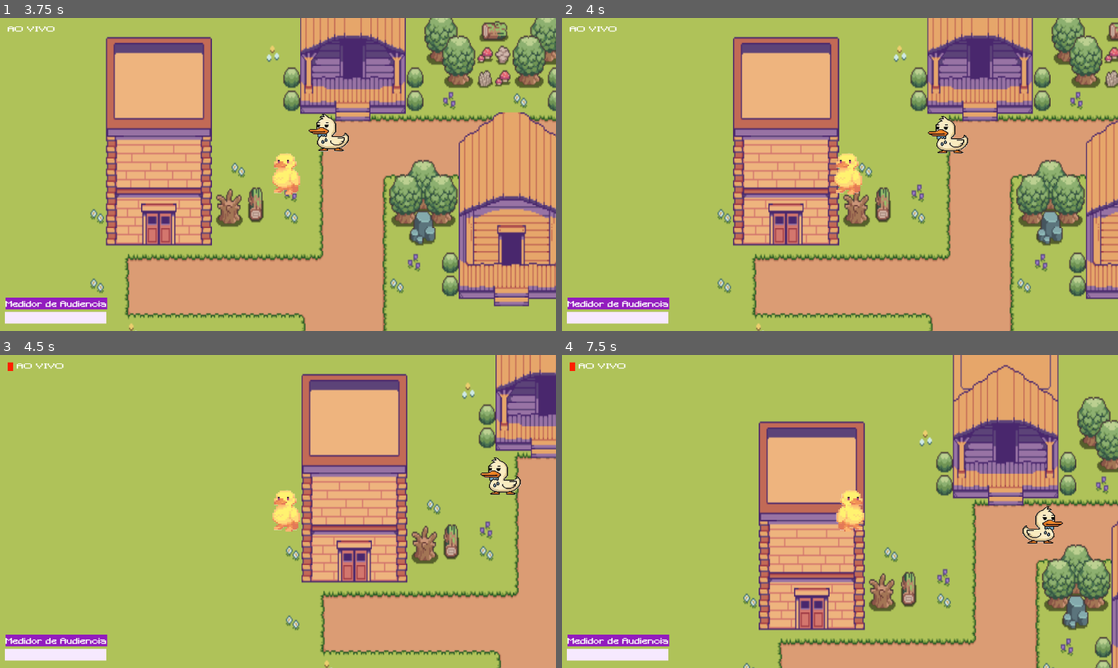
Above: before the commit, frames 1-4 (two rows, left to right).
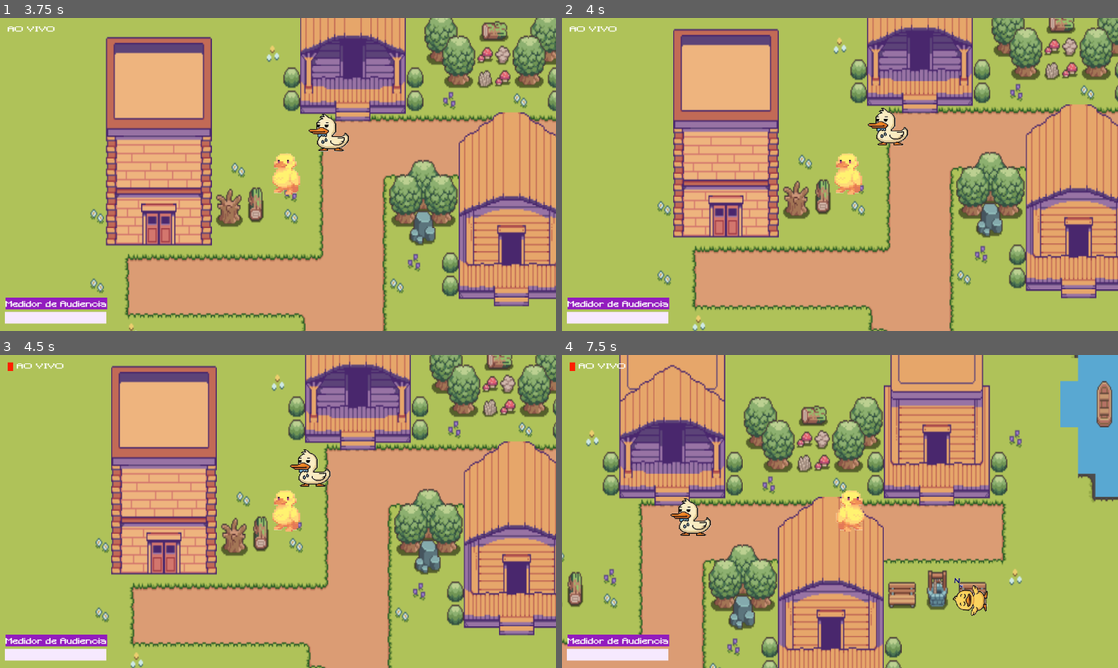
Above: after the commit, the same moments.

Repository: kelryana/Duckside_Stories
Game: Godot game, scene res://mundo.tscn
Same seed, same stepped clock (60 frames per second), same inputs: the game is played once before the commit and once after it.
Inputs:
- Up to frame 1 (3.75 s): tap Enter at 0.5 s; hold D (direita) 0.53-1.28 s; hold S (baixo) 1.28-2.03 s; hold D (direita) 2.03-2.78 s; hold W (cima) 2.78-3.53 s; hold A (esquerda) from 3.53 s (still down)
- Up to frame 2 (4 s): keep holding A (esquerda)
- Up to frame 3 (4.5 s): keep holding A (esquerda)
- Up to frame 4 (7.5 s): release A (esquerda) at 5.03 s; hold S (baixo) 5.03-5.78 s; hold D (direita) 5.78-6.53 s; hold W (cima) 6.53-7.28 s; hold D (direita) from 7.28 s (still down)

Frame 1 is identical in both runs. In frame 2, 55% of the frame differs, in the area x 17-100%, y 0-100%; in frame 3, 53%; in frame 4, 69%, in the area x 0-100%, y 0-100%.

Commit message:
Colisões

Diff:
--- a/mundo.tscn
+++ b/mundo.tscn
@@ -19,9 +19,13 @@
 [sub_resource type="TileSetAtlasSource" id="TileSetAtlasSource_57gmc"]
 texture = ExtResource("1_pfhxm")
 0:0/0 = 0
+0:0/0/physics_layer_0/polygon_0/points = PackedVector2Array(-8, -8, 8, -8, 8, 8, -8, 8)
 1:0/0 = 0
+1:0/0/physics_layer_0/polygon_0/points = PackedVector2Array(-8, -8, 8, -8, 8, 8, -8, 8)
 0:1/0 = 0
+0:1/0/physics_layer_0/polygon_0/points = PackedVector2Array(-8, -8, 8, -8, 8, 8, -8, 8)
 1:1/0 = 0
+1:1/0/physics_layer_0/polygon_0/points = PackedVector2Array(-8, -8, 8, -8, 8, 8, -8, 8)
 0:2/0 = 0
 1:2/0 = 0
 0:3/0 = 0
@@ -38,13 +42,21 @@
 [sub_resource type="TileSetAtlasSource" id="TileSetAtlasSource_0oi55"]
 texture = ExtResource("4_2hh7m")
 1:1/0 = 0
+1:1/0/physics_layer_0/polygon_0/points = PackedVector2Array(-8, -8, 8, -8, 8, 8, -8, 8)
 2:1/0 = 0
+2:1/0/physics_layer_0/polygon_0/points = PackedVector2Array(-8, -8, 8, -8, 8, 8, -8, 8)
 6:1/0 = 0
+6:1/0/physics_layer_0/polygon_0/points = PackedVector2Array(-8, -8, 8, -8, 8, 8, -8, 8)
 7:1/0 = 0
+7:1/0/physics_layer_0/polygon_0/points = PackedVector2Array(-8, -8, 8, -8, 8, 8, -8, 8)
 8:1/0 = 0
+8:1/0/physics_layer_0/polygon_0/points = PackedVector2Array(-8, -8, 8, -8, 8, 8, -8, 8)
 9:1/0 = 0
+9:1/0/physics_layer_0/polygon_0/points = PackedVector2Array(-8, -8, 8, -8, 8, 8, -8, 8)
 11:1/0 = 0
+11:1/0/physics_layer_0/polygon_0/points = PackedVector2Array(-8, -8, 8, -8, 8, 8, -8, 8)
 12:1/0 = 0
+12:1/0/physics_layer_0/polygon_0/points = PackedVector2Array(-8, -8, 8, -8, 8, 8, -8, 8)
 14:1/0 = 0
 15:1/0 = 0
 16:1/0 = 0
@@ -52,25 +64,42 @@
 18:1/0 = 0
 19:1/0 = 0
 1:2/0 = 0
+1:2/0/physics_layer_0/polygon_0/points = PackedVector2Array(-8, -8, 8, -8, 8, 8, -8, 8)
 2:2/0 = 0
+2:2/0/physics_layer_0/polygon_0/points = PackedVector2Array(-8, -8, 8, -8, 8, 8, -8, 8)
 3:2/0 = 0
+3:2/0/physics_layer_0/polygon_0/points = PackedVector2Array(-8, -8, 8, -8, 8, 8, -8, 8)
 4:2/0 = 0
+4:2/0/physics_layer_0/polygon_0/points = PackedVector2Array(-8, -8, 8, -8, 8, 8, -8, 8)
 6:2/0 = 0
+6:2/0/physics_layer_0/polygon_0/points = PackedVector2Array(-8, -8, 8, -8, 8, 8, -8, 8)
 7:2/0 = 0
+7:2/0/physics_layer_0/polygon_0/points = PackedVector2Array(-8, -8, 8, -8, 8, 8, -8, 8)
 8:2/0 = 0
+8:2/0/physics_layer_0/polygon_0/points = PackedVector2Array(-8, -8, 8, -8, 8, 8, -8, 8)
 9:2/0 = 0
+9:2/0/physics_layer_0/polygon_0/points = PackedVector2Array(-8, -8, 8, -8, 8, 8, -8, 8)
 11:2/0 = 0
+11:2/0/physics_layer_0/polygon_0/points = PackedVector2Array(-8, -8, 8, -8, 8, 8, -8, 8)
 12:2/0 = 0
 14:2/0 = 0
 15:2/0 = 0
 1:3/0 = 0
+1:3/0/physics_layer_0/polygon_0/points = PackedVector2Array(-8, -8, 8, -8, 8, 8, -8, 8)
 2:3/0 = 0
+2:3/0/physics_layer_0/polygon_0/points = PackedVector2Array(-8, -8, 8, -8, 8, 8, -8, 8)
 3:3/0 = 0
+3:3/0/physics_layer_0/polygon_0/points = PackedVector2Array(-8, -8, 8, -8, 8, 8, -8, 8)
 4:3/0 = 0
+4:3/0/physics_layer_0/polygon_0/points = PackedVector2Array(-8, -8, 8, -8, 8, 8, -8, 8)
 6:3/0 = 0
+6:3/0/physics_layer_0/polygon_0/points = PackedVector2Array(-8, -8, 8, -8, 8, 8, -8, 8)
 7:3/0 = 0
+7:3/0/physics_layer_0/polygon_0/points = PackedVector2Array(-8, -8, 8, -8, 8, 8, -8, 8)
 8:3/0 = 0
+8:3/0/physics_layer_0/polygon_0/points = PackedVector2Array(-8, -8, 8, -8, 8, 8, -8, 8)
 9:3/0 = 0
+9:3/0/physics_layer_0/polygon_0/points = PackedVector2Array(-8, -8, 8, -8, 8, 8, -8, 8)
 11:3/0 = 0
 12:3/0 = 0
 14:3/0 = 0
@@ -80,26 +109,40 @@
 18:3/0 = 0
 19:3/0 = 0
 1:4/0 = 0
+1:4/0/physics_layer_0/polygon_0/points = PackedVector2Array(-8, -8, 8, -8, 8, 8, -8, 8)
 2:4/0 = 0
+2:4/0/physics_layer_0/polygon_0/points = PackedVector2Array(-8, -8, 8, -8, 8, 8, -8, 8)
 3:4/0 = 0
+3:4/0/physics_layer_0/polygon_0/points = PackedVector2Array(-8, -8, 8, -8, 8, 8, -8, 8)
 4:4/0 = 0
+4:4/0/physics_layer_0/polygon_0/points = PackedVector2Array(-8, -8, 8, -8, 8, 8, -8, 8)
 6:4/0 = 0
 7:4/0 = 0
 7:4/0/terrain_set = 0
+7:4/0/physics_layer_0/polygon_0/points = PackedVector2Array(-8, -8, 8, -8, 8, 8, -8, 8)
 8:4/0 = 0
+8:4/0/physics_layer_0/polygon_0/points = PackedVector2Array(-8, -8, 8, -8, 8, 8, -8, 8)
 9:4/0 = 0
 11:4/0 = 0
 12:4/0 = 0
 14:4/0 = 0
 15:4/0 = 0
 1:5/0 = 0
+1:5/0/physics_layer_0/polygon_0/points = PackedVector2Array(-8, -8, 8, -8, 8, 8, -8, 8)
 2:5/0 = 0
+2:5/0/physics_layer_0/polygon_0/points = PackedVector2Array(-8, -8, 8, -8, 8, 8, -8, 8)
 3:5/0 = 0
+3:5/0/physics_layer_0/polygon_0/points = PackedVector2Array(-8, -8, 8, -8, 8, 8, -8, 8)
 4:5/0 = 0
+4:5/0/physics_layer_0/polygon_0/points = PackedVector2Array(-8, -8, 8, -8, 8, 8, -8, 8)
 6:5/0 = 0
+6:5/0/physics_layer_0/polygon_0/points = PackedVector2Array(-8, -8, 8, -8, 8, 8, -8, 8)
 7:5/0 = 0
+7:5/0/physics_layer_0/polygon_0/points = PackedVector2Array(-8, -8, 8, -8, 8, 8, -8, 8)
 8:5/0 = 0
+8:5/0/physics_layer_0/polygon_0/points = PackedVector2Array(-8, -8, 8, -8, 8, 8, -8, 8)
 9:5/0 = 0
+9:5/0/physics_layer_0/polygon_0/points = PackedVector2Array(-8, -8, 8, -8, 8, 8, -8, 8)
 14:5/0 = 0
 15:5/0 = 0
 16:5/0 = 0
@@ -107,17 +150,27 @@
 18:5/0 = 0
 19:5/0 = 0
 1:6/0 = 0
+1:6/0/physics_layer_0/polygon_0/points = PackedVector2Array(-8, -8, 8, -8, 8, 8, -8, 8)
 2:6/0 = 0
+2:6/0/physics_layer_0/polygon_0/points = PackedVector2Array(-8, -8, 8, -8, 8, 8, -8, 8)
 6:6/0 = 0
+6:6/0/physics_layer_0/polygon_0/points = PackedVector2Array(-8, -8, 8, -8, 8, 8, -8, 8)
 7:6/0 = 0
+7:6/0/physics_layer_0/polygon_0/points = PackedVector2Array(-8, -8, 8, -8, 8, 8, -8, 8)
 8:6/0 = 0
+8:6/0/physics_layer_0/polygon_0/points = PackedVector2Array(-8, -8, 8, -8, 8, 8, -8, 8)
 9:6/0 = 0
+9:6/0/physics_layer_0/polygon_0/points = PackedVector2Array(-8, -8, 8, -8, 8, 8, -8, 8)
 14:6/0 = 0
 15:6/0 = 0
 1:7/0 = 0
+1:7/0/physics_layer_0/polygon_0/points = PackedVector2Array(-8, -8, 8, -8, 8, 8, -8, 8)
 2:7/0 = 0
+2:7/0/physics_layer_0/polygon_0/points = PackedVector2Array(-8, -8, 8, -8, 8, 8, -8, 8)
 3:7/0 = 0
+3:7/0/physics_layer_0/polygon_0/points = PackedVector2Array(-8, -8, 8, -8, 8, 8, -8, 8)
 4:7/0 = 0
+4:7/0/physics_layer_0/polygon_0/points = PackedVector2Array(-8, -8, 8, -8, 8, 8, -8, 8)
 6:7/0 = 0
 7:7/0 = 0
 8:7/0 = 0
@@ -125,18 +178,28 @@
 15:7/0 = 0
 16:7/0 = 0
 1:9/0 = 0
+1:9/0/physics_layer_0/polygon_0/points = PackedVector2Array(-8, -8, 8, -8, 8, 8, -8, 8)
 2:9/0 = 0
+2:9/0/physics_layer_0/polygon_0/points = PackedVector2Array(-8, -8, 8, -8, 8, 8, -8, 8)
 3:9/0 = 0
+3:9/0/physics_layer_0/polygon_0/points = PackedVector2Array(-8, -8, 8, -8, 8, 8, -8, 8)
 4:9/0 = 0
+4:9/0/physics_layer_0/polygon_0/points = PackedVector2Array(-8, -8, 8, -8, 8, 8, -8, 8)
 6:9/0 = 0
 7:9/0 = 0
+7:9/0/physics_layer_0/polygon_0/points = PackedVector2Array(-8, -8, 8, -8, 8, 8, -8, 8)
 8:9/0 = 0
 9:9/0 = 0
 1:10/0 = 0
+1:10/0/physics_layer_0/polygon_0/points = PackedVector2Array(-8, -8, 8, -8, 8, 8, -8, 8)
 2:10/0 = 0
+2:10/0/physics_layer_0/polygon_0/points = PackedVector2Array(-8, -8, 8, -8, 8, 8, -8, 8)
 3:10/0 = 0
+3:10/0/physics_layer_0/polygon_0/points = PackedVector2Array(-8, -8, 8, -8, 8, 8, -8, 8)
 4:10/0 = 0
+4:10/0/physics_layer_0/polygon_0/points = PackedVector2Array(-8, -8, 8, -8, 8, 8, -8, 8)
 6:10/0 = 0
+6:10/0/physics_layer_0/polygon_0/points = PackedVector2Array(-8, -8, 8, -8, 8, 8, -8, 8)
 7:10/0 = 0
 8:10/0 = 0
 9:10/0 = 0
@@ -1435,9 +1498,13 @@
 15:2/0 = 0
 20:2/0 = 0
 21:2/0 = 0
+21:2/0/physics_layer_0/polygon_0/points = PackedVector2Array(-8, -8, 8, -8, 8, 8, -8, 8)
 22:2/0 = 0
+22:2/0/physics_layer_0/polygon_0/points = PackedVector2Array(-8, -8, 8, -8, 8, 8, -8, 8)
 23:2/0 = 0
+23:2/0/physics_layer_0/polygon_0/points = PackedVector2Array(-8, -8, 8, -8, 8, 8, -8, 8)
 24:2/0 = 0
+24:2/0/physics_layer_0/polygon_0/points = PackedVector2Array(-8, -8, 8, -8, 8, 8, -8, 8)
 25:2/0 = 0
 27:2/0 = 0
 28:2/0 = 0
@@ -1478,10 +1545,15 @@
 19:3/0 = 0
 20:3/0 = 0
 21:3/0 = 0
+21:3/0/physics_layer_0/polygon_0/points = PackedVector2Array(-8, -8, 8, -8, 8, 8, -8, 8)
 22:3/0 = 0
+22:3/0/physics_layer_0/polygon_0/points = PackedVector2Array(-8, -8, 8, -8, 8, 8, -8, 8)
 23:3/0 = 0
+23:3/0/physics_layer_0/polygon_0/points = PackedVector2Array(-8, -8, 8, -8, 8, 8, -8, 8)
 24:3/0 = 0
+24:3/0/physics_layer_0/polygon_0/points = PackedVector2Array(-8, -8, 8, -8, 8, 8, -8, 8)
 25:3/0 = 0
+25:3/0/physics_layer_0/polygon_0/points = PackedVector2Array(-8, -8, 8, -8, 8, 8, -8, 8)
 27:3/0 = 0
 28:3/0 = 0
 29:3/0 = 0
@@ -1520,11 +1592,17 @@
 18:4/0 = 0
 19:4/0 = 0
 20:4/0 = 0
+20:4/0/physics_layer_0/polygon_0/points = PackedVector2Array(-8, -8, 8, -8, 8, 8, -8, 8)
 21:4/0 = 0
+21:4/0/physics_layer_0/polygon_0/points = PackedVector2Array(-8, -8, 8, -8, 8, 8, -8, 8)
 22:4/0 = 0
+22:4/0/physics_layer_0/polygon_0/points = PackedVector2Array(-8, -8, 8, -8, 8, 8, -8, 8)
 23:4/0 = 0
+23:4/0/physics_layer_0/polygon_0/points = PackedVector2Array(-8, -8, 8, -8, 8, 8, -8, 8)
 24:4/0 = 0
+24:4/0/physics_layer_0/polygon_0/points = PackedVector2Array(-8, -8, 8, -8, 8, 8, -8, 8)
 25:4/0 = 0
+25:4/0/physics_layer_0/polygon_0/points = PackedVector2Array(-8, -8, 8, -8, 8, 8, -8, 8)
 27:4/0 = 0
 28:4/0 = 0
 29:4/0 = 0
@@ -1563,11 +1641,17 @@
 18:5/0 = 0
 19:5/0 = 0
 20:5/0 = 0
+20:5/0/physics_layer_0/polygon_0/points = PackedVector2Array(-8, -8, 8, -8, 8, 8, -8, 8)
 21:5/0 = 0
+21:5/0/physics_layer_0/polygon_0/points = PackedVector2Array(-8, -8, 8, -8, 8, 8, -8, 8)
 22:5/0 = 0
+22:5/0/physics_layer_0/polygon_0/points = PackedVector2Array(-8, -8, 8, -8, 8, 8, -8, 8)
 23:5/0 = 0
+23:5/0/physics_layer_0/polygon_0/points = PackedVector2Array(-8, -8, 8, -8, 8, 8, -8, 8)
 24:5/0 = 0
+24:5/0/physics_layer_0/polygon_0/points = PackedVector2Array(-8, -8, 8, -8, 8, 8, -8, 8)
 25:5/0 = 0
+25:5/0/physics_layer_0/polygon_0/points = PackedVector2Array(-8, -8, 8, -8, 8, 8, -8, 8)
 27:5/0 = 0
 28:5/0 = 0
 29:5/0 = 0
@@ -1602,11 +1686,15 @@
 17:6/0 = 0
 18:6/0 = 0
 20:6/0 = 0
+20:6/0/physics_layer_0/polygon_0/points = PackedVector2Array(-8, -8, 8, -8, 8, 8, -8, 8)
 21:6/0 = 0
+21:6/0/physics_layer_0/polygon_0/points = PackedVector2Array(-8, -8, 8, -8, 8, 8, -8, 8)
 22:6/0 = 0
 23:6/0 = 0
 24:6/0 = 0
+24:6/0/physics_layer_0/polygon_0/points = PackedVector2Array(-8, -8, 8, -8, 8, 8, -8, 8)
 25:6/0 = 0
+25:6/0/physics_layer_0/polygon_0/points = PackedVector2Array(-8, -8, 8, -8, 8, 8, -8, 8)
 27:6/0 = 0
 28:6/0 = 0
 29:6/0 = 0
@@ -1641,11 +1729,13 @@
 17:7/0 = 0
 18:7/0 = 0
 20:7/0 = 0
+20:7/0/physics_layer_0/polygon_0/points = PackedVector2Array(-8, -8, 8, -8, 8, 8, -8, 8)
 21:7/0 = 0
 22:7/0 = 0
 23:7/0 = 0
 24:7/0 = 0
 25:7/0 = 0
+25:7/0/physics_layer_0/polygon_0/points = PackedVector2Array(-8, -8, 8, -8, 8, 8, -8, 8)
 27:7/0 = 0
 28:7/0 = 0
 29:7/0 = 0
@@ -1680,11 +1770,13 @@
 17:8/0 = 0
 18:8/0 = 0
 20:8/0 = 0
+20:8/0/physics_layer_0/polygon_0/points = PackedVector2Array(-8, -8, 8, -8, 8, 8, -8, 8)
 21:8/0 = 0
 22:8/0 = 0
 23:8/0 = 0
 24:8/0 = 0
 25:8/0 = 0
+25:8/0/physics_layer_0/polygon_0/points = PackedVector2Array(-8, -8, 8, -8, 8, 8, -8, 8)
 27:8/0 = 0
 28:8/0 = 0
 29:8/0 = 0
